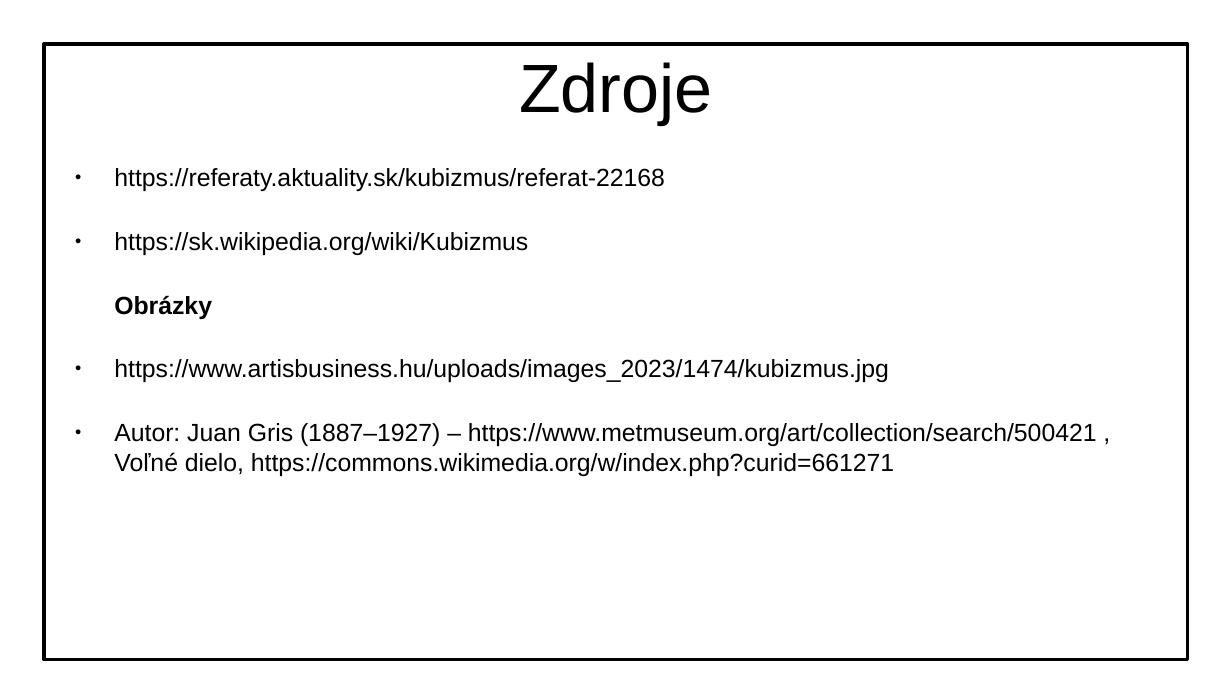
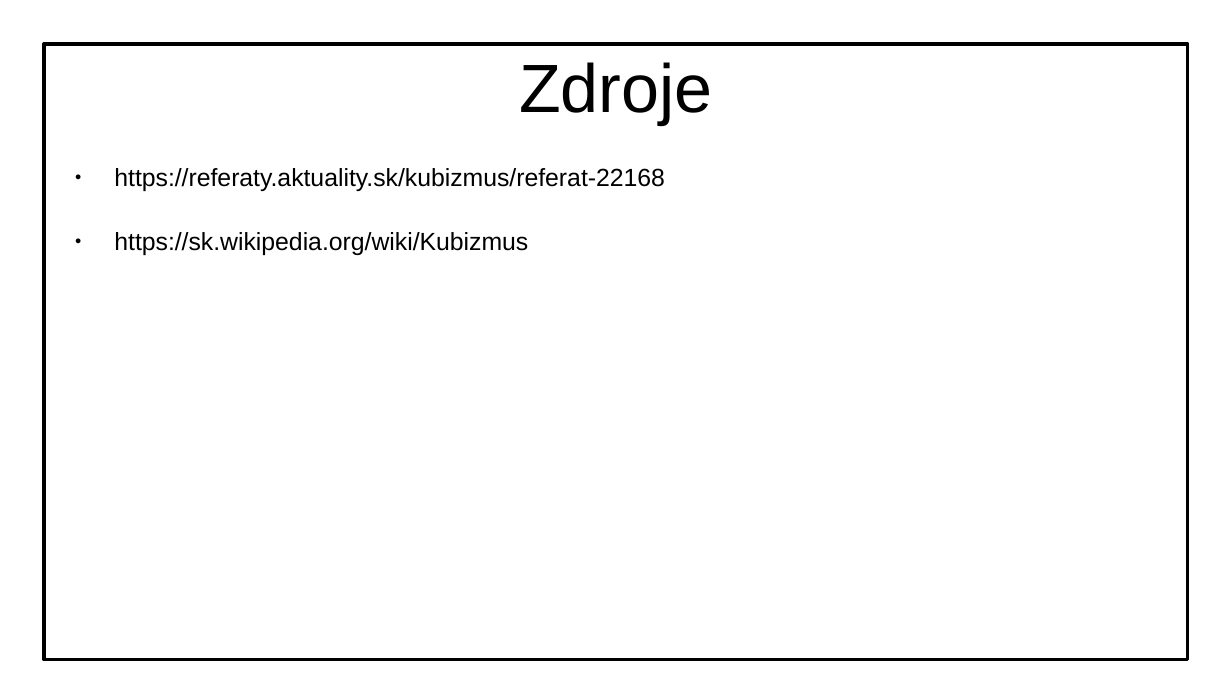
Before and after one commit to MatusOllah/kubizmus-ukl, a slide deck: slide 7 of kubizmus-ukl.odp (slide 6 before the commit). Drawn at 1232x693 pixels with LibreOffice and Linux fonts; fonts in the diff are those of the drawing; background and template pictures are left out. Boxes give left, top, right and bottom in pixels: in the first picture for what was removed or moved away, otherwise in the second. Text is boxed around its words. In the diff, an @@ line names an element or a change of style, - is before the commit and + after.

Commit message:
obrázky

```diff
--- a/kubizmus-ukl.odp
+++ b/kubizmus-ukl.odp
@@ text at bbox=[114, 295, 1097, 476]: paragraphs removed @@
-Obrázky
-● https://www.artisbusiness.hu/uploads/images_2023/1474/kubizmus.jpg
-● Autor: Juan Gris (1887–1927) – https://www.metmuseum.org/art/collection/search/500421 , Voľné dielo, https://commons.wikimedia.org/w/index.php?curid=661271
```
Also in this commit, not shown: 1 slide added.
